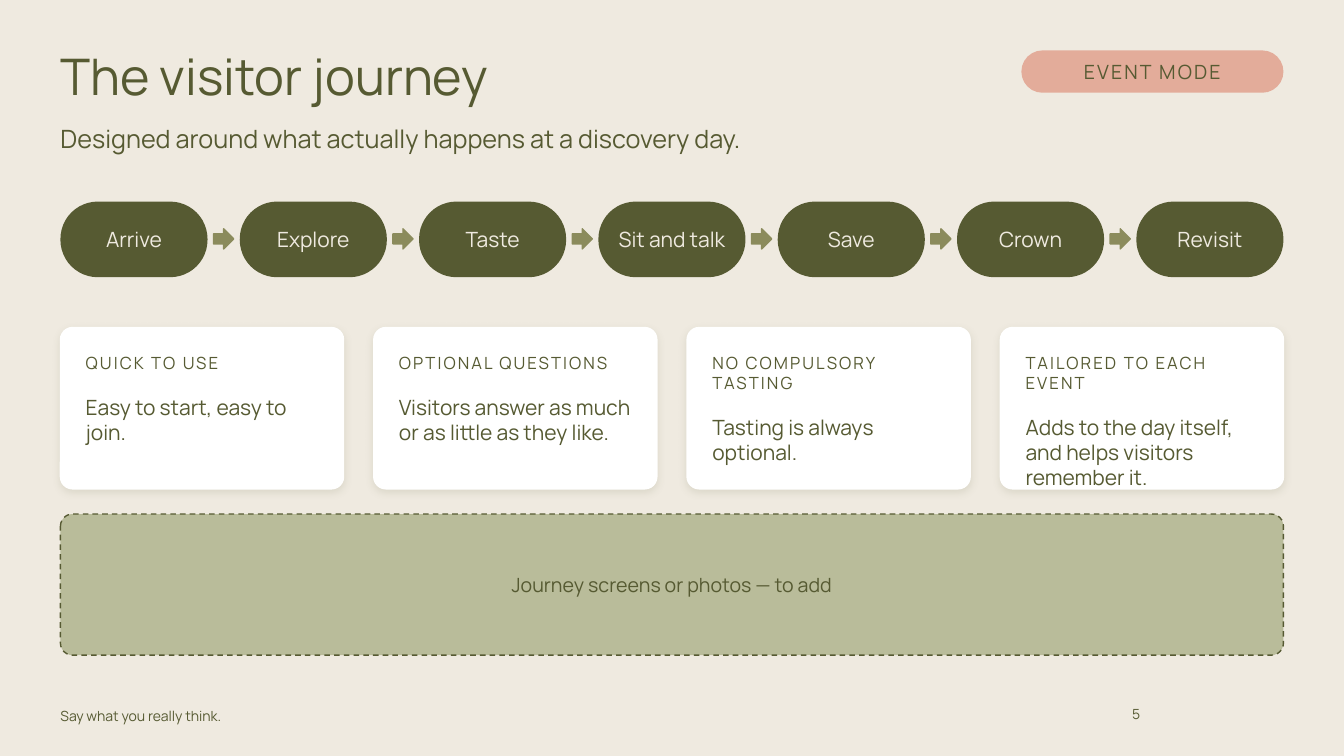
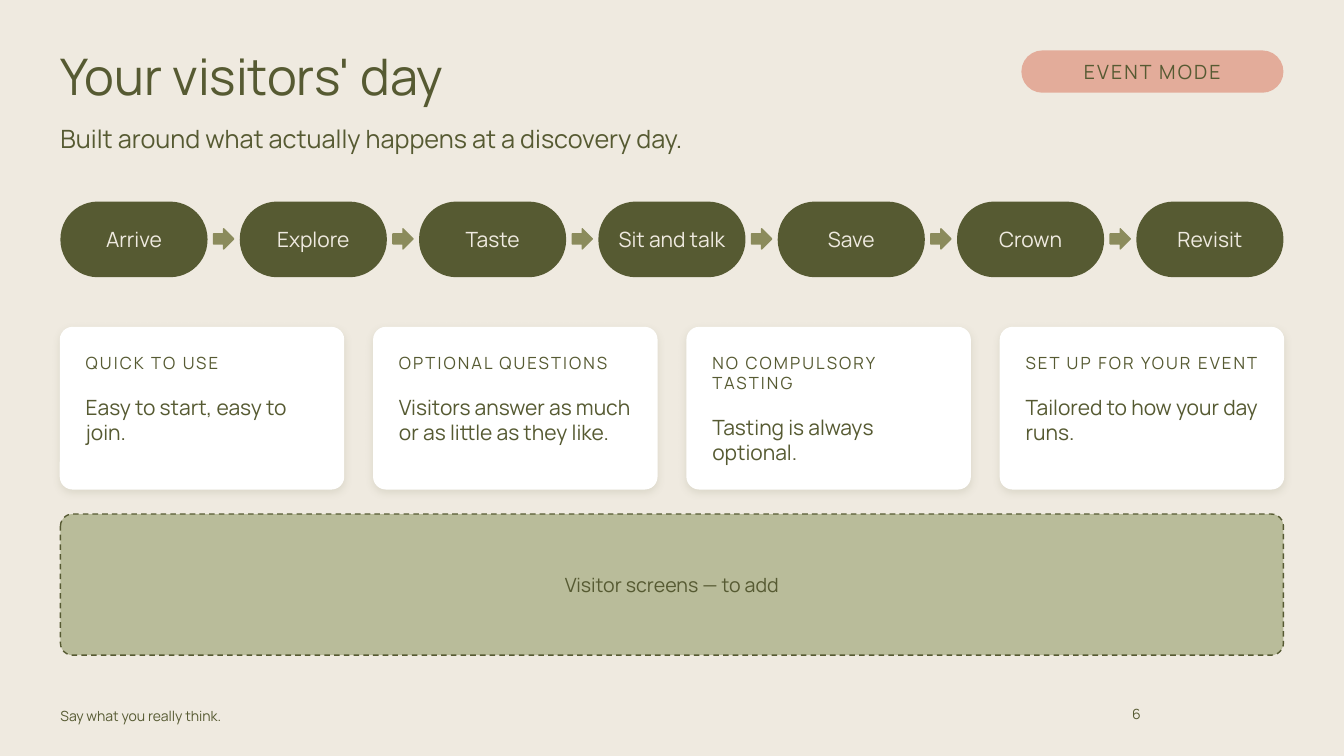
Before and after one commit to carrie147/entre-amis-brand-agent, a slide deck: slide 6 of decks/Entre Amis - Event Mode pack - DRAFT.pptx (slide 5 before the commit). Drawn at 1344x756 pixels with LibreOffice and Linux fonts; fonts in the diff are those of the drawing; background and template pictures are left out. Boxes give left, top, right and bottom in pixels: in the first picture for what was removed or moved away, otherwise in the second. Text is boxed around its words. In the diff, an @@ line names an element or a change of style, - is before the commit and + after.

```diff
--- a/decks/Entre Amis - Event Mode pack - DRAFT.pptx
+++ b/decks/Entre Amis - Event Mode pack - DRAFT.pptx
@@ title at bbox=[60, 58, 443, 107]: text changed @@
-The visitor journey
+Your visitors' day
@@ text at bbox=[60, 129, 682, 154]: text changed @@
-Designed around what actually happens at a discovery day.
+Built around what actually happens at a discovery day.
@@ text at bbox=[1026, 399, 1257, 441]: text changed @@
-TAILORED TO EACH EVENT
-Adds to the day itself, and helps visitors remember it.
+SET UP FOR YOUR EVENT
+Tailored to how your day runs.
@@ text at bbox=[565, 578, 779, 592]: text changed @@
-Journey screens or photos — to add
+Visitor screens — to add
```
Also in this commit, not shown: 6 other slides changed, 5 slides added, 5 slides removed, 2 other files.
